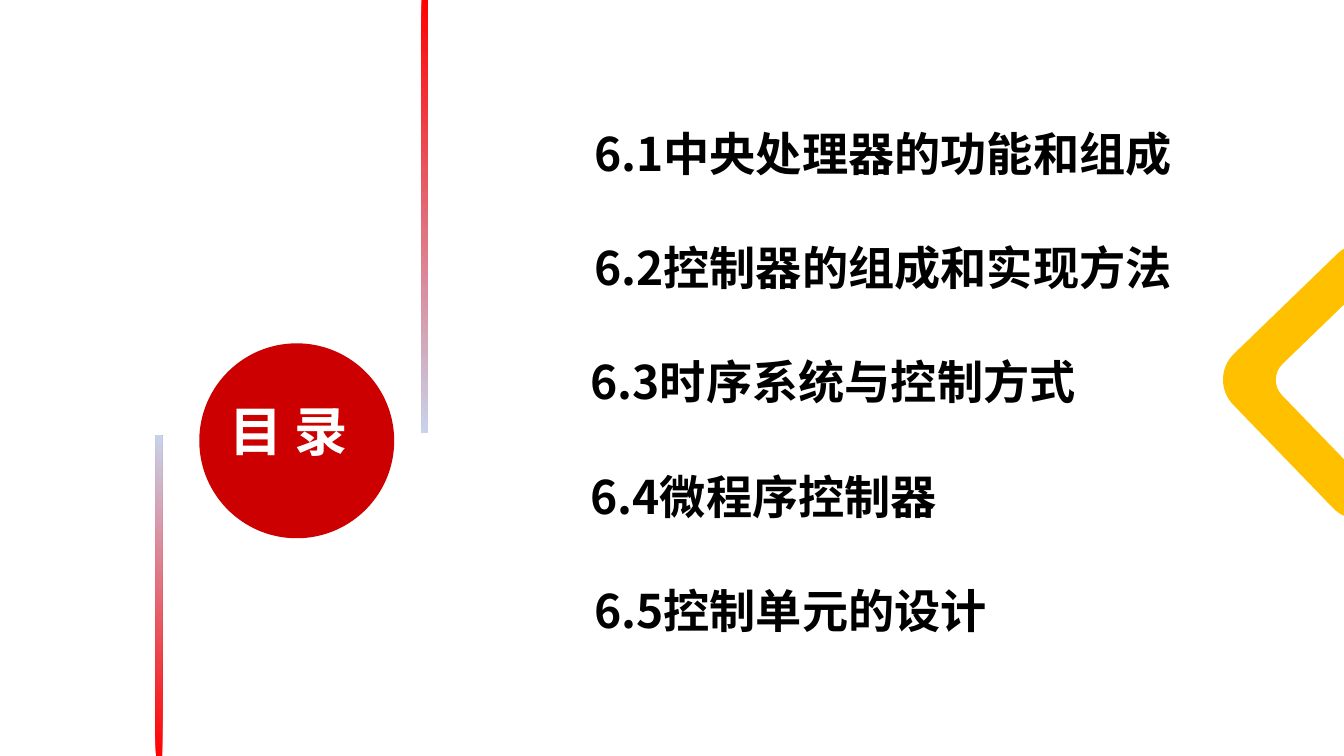
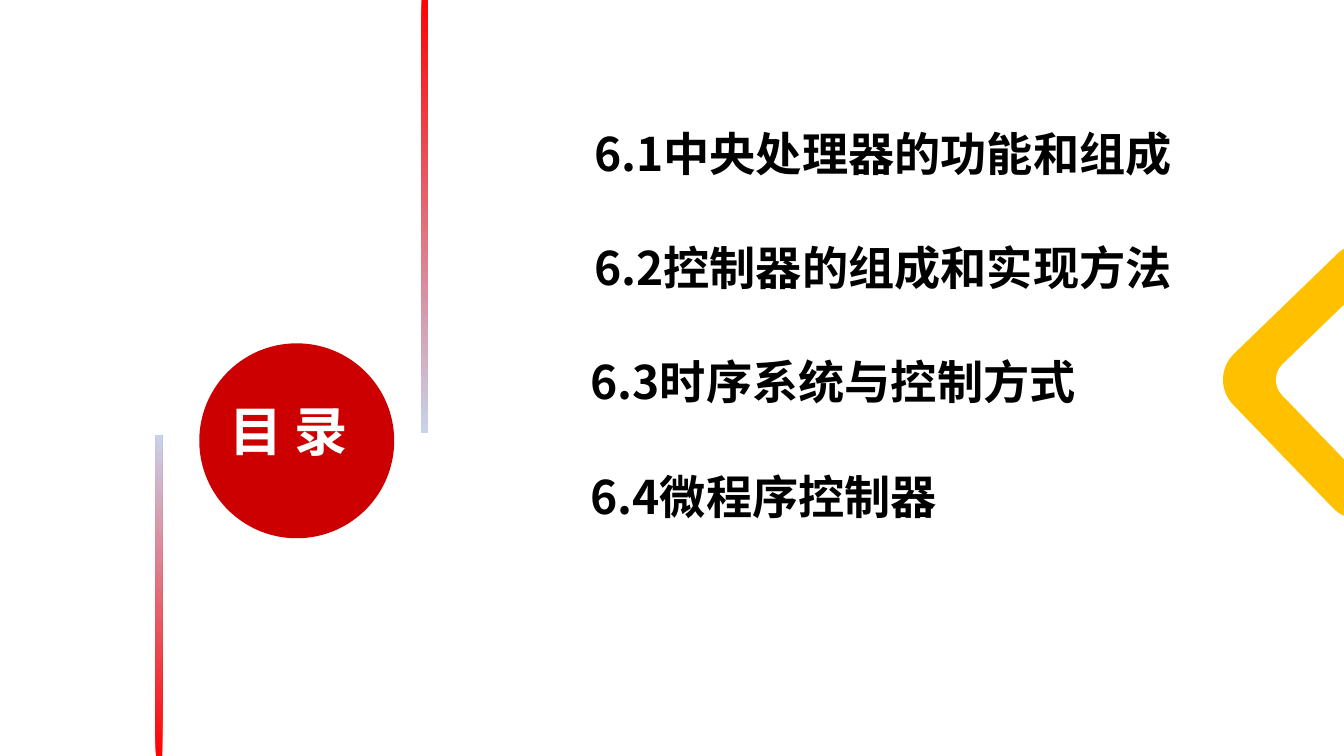
Before and after one commit to edu2act/course-computer-organization, a slide deck: slide 2 of materials/slides/chapter_6_02.ppt. Drawn at 1344x756 pixels with LibreOffice and Linux fonts; fonts in the diff are those of the drawing; background and template pictures are left out. Boxes give left, top, right and bottom in pixels: in the first picture for what was removed or moved away, otherwise in the second. Text is boxed around its words. In the diff, an @@ line names an element or a change of style, - is before the commit and + after.

Commit message:
ppt

```diff
--- a/materials/slides/chapter_6_02.ppt
+++ b/materials/slides/chapter_6_02.ppt
@@ text removed at (x1=594, y1=588, x2=987, y2=632) @@
-6.5控制单元的设计
```
Also in this commit, not shown: 1 other slide changed, 1 other file.
